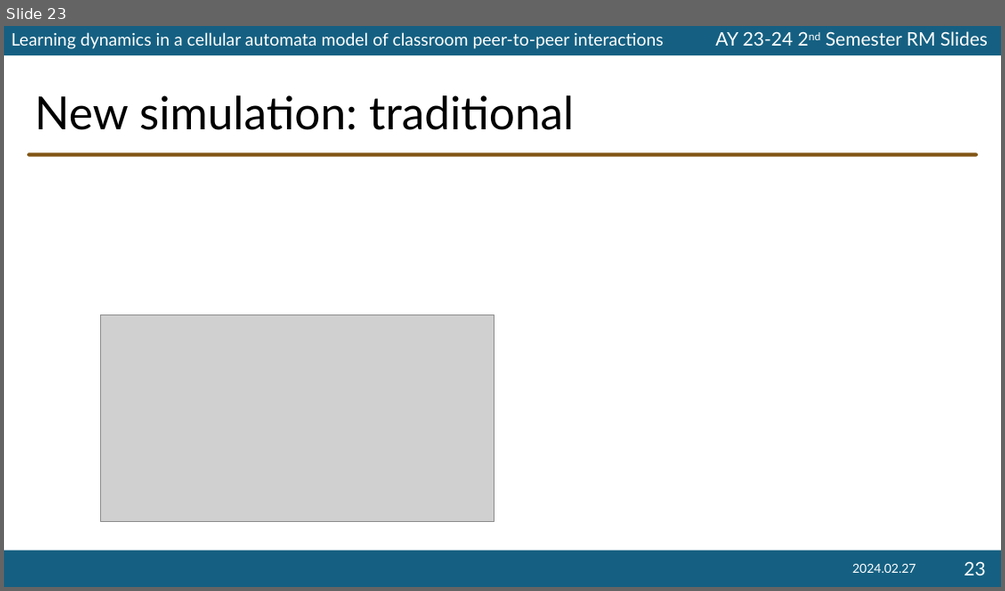
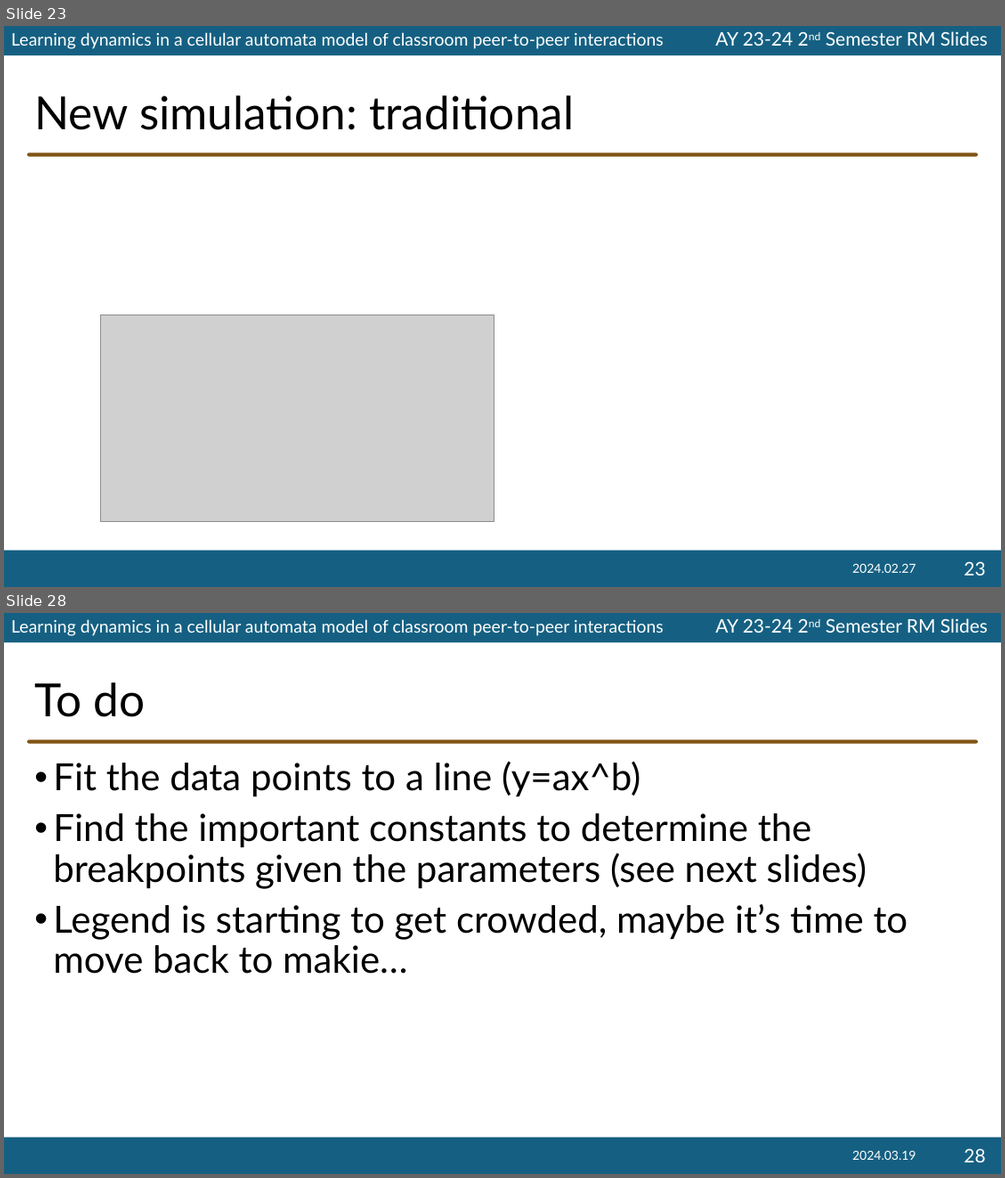
Before and after one commit to ioakimsy/BS-Thesis, a slide deck: documents/202324s2-RM-Slides-Sy.pptx. Shown one above the other, each under a label of ours: slide 23 before the commit, slides 23 and 28 after it; the slides between them are not shown. The pictures are 1005x591 and 1005x1178 pixels, drawn with LibreOffice and Linux fonts; fonts in the diff are those of the drawing; grey boxes stand for pictures; background and template pictures are left out. Boxes give left, top, right and bottom in pixels: in the first picture for what was removed or moved away, otherwise in the second. Text is boxed around its words. In the diff, an @@ line names an element or a change of style, - is before the commit and + after.

```diff
--- a/documents/202324s2-RM-Slides-Sy.pptx
+++ b/documents/202324s2-RM-Slides-Sy.pptx
@@ slide 28 added at box(4, 613, 1001, 1174), background #FFFFFF; not listed: 5 template elements that a slide beside it also shows @@
@@ title added at box(34, 682, 146, 717), 44 pt, text #000000 @@
+To do
@@ text added at box(53, 761, 908, 973), 36 pt, text #000000 @@
+• Fit the data points to a line (y=ax^b)
+• Find the important constants to determine the breakpoints given the parameters (see next slides)
+• Legend is starting to get crowded, maybe it’s time to move back to makie…
@@ text added at box(852, 1151, 915, 1159), 12 pt, text #FFFFFF @@
+2024.03.19
@@ page number added at box(963, 1148, 985, 1162), 18 pt, text #FFFFFF @@
+28
```
Also in this commit, not shown: 5 other slides added.
